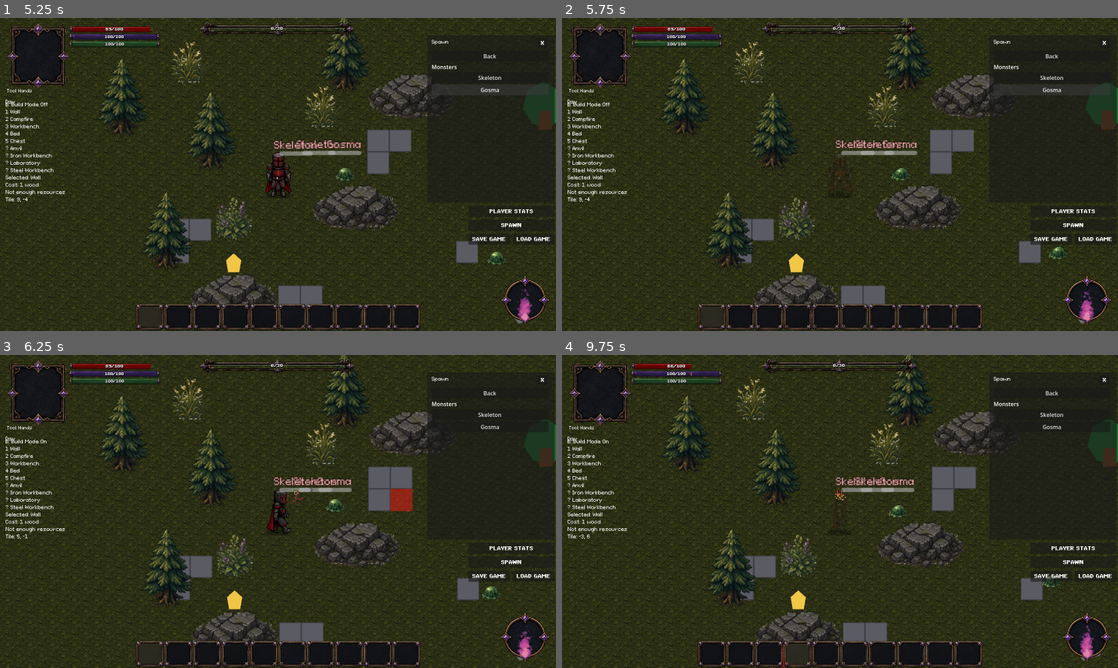
Above: before the commit, frames 1-4 (two rows, left to right).
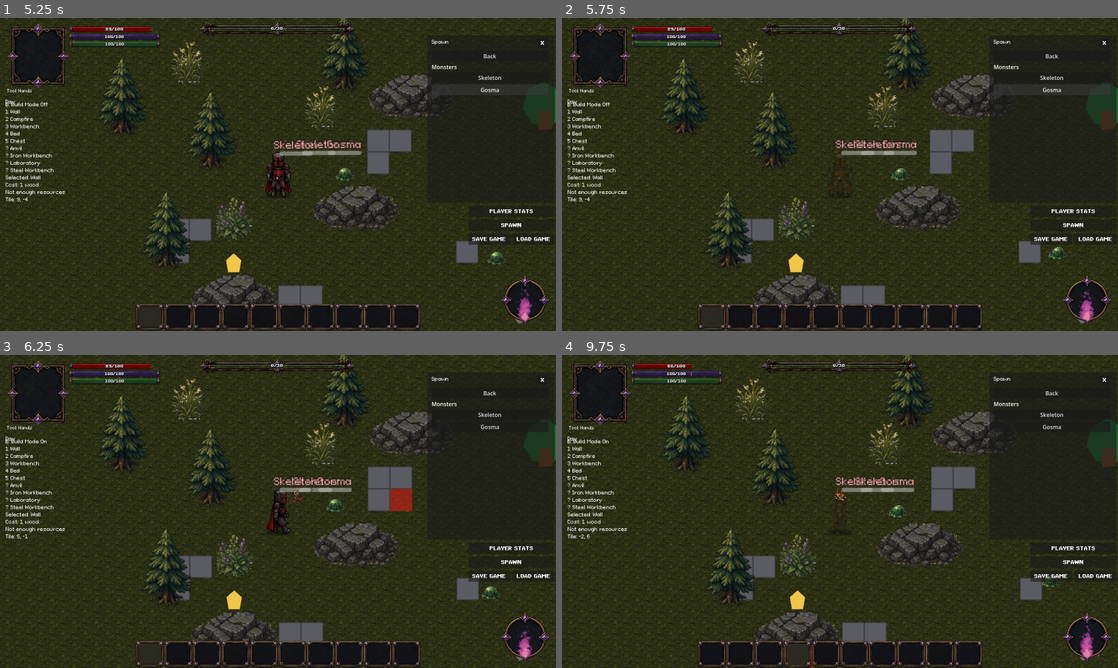
Above: after the commit, the same moments.

Repository: ramonsamagaio/Oathwake-Main
Game: Godot game, scene res://scenes/Main.tscn
Same seed, same stepped clock (60 frames per second), same inputs: the game is played once before the commit and once after it. This scene is started directly instead of the project's main scene.
Inputs (mouse positions are in pixels of both pictures, inside the frame that each line leads up to):
- Up to frame 1 (5.25 s): click "PLAYER STATS" at 0.5 s; click "APPLY" at 1.25 s; click "SPAWN" at 2 s; click "Natural map spawn" at 2.75 s; click "Monsters" at 3.5 s; click "Skeleton" at 4.25 s; click "Gosma" at 5 s
- Up to frame 2 (5.75 s): no input
- Up to frame 3 (6.25 s): tap Enter at 5.75 s; move the mouse to (400, 495) at 5.77 s; hold D from 5.78 s (still down); tap B at 5.85 s; click (400, 495) at 5.92 s; tap Space at 6.02 s
- Up to frame 4 (9.75 s): release D at 6.5 s; click (840, 652) at 6.5 s; click (712, 652) at 7.25 s; click (739, 652) at 8 s; click (767, 652) at 8.75 s; click (795, 655) at 9.5 s

Frame 1 is identical in both runs. In frame 2, 0.3% of the frame differs, in the area x 18-100%, y 0-98%; in frame 3, 1.1%; in frame 4, 4.6%, in the area x 0-100%, y 0-100%.

Commit message:
Restore rock collision nodes after feedback script swap

Diff:
--- a/scenes/Rock.tscn
+++ b/scenes/Rock.tscn
@@ -23,3 +23,12 @@
 [node name="Highlight" type="Polygon2D" parent="."]
 color = Color(0.58, 0.58, 0.62, 1)
 polygon = PackedVector2Array(-9, -12, 7, -16, 15, -7, -2, -4)
+
+[node name="InteractionShape" type="CollisionShape2D" parent="."]
+shape = SubResource("CircleShape2D_interaction")
+
+[node name="StaticBody2D" type="StaticBody2D" parent="."]
+position = Vector2(0, 2)
+
+[node name="CollisionShape2D" type="CollisionShape2D" parent="StaticBody2D"]
+shape = SubResource("RectangleShape2D_rock_collision")
